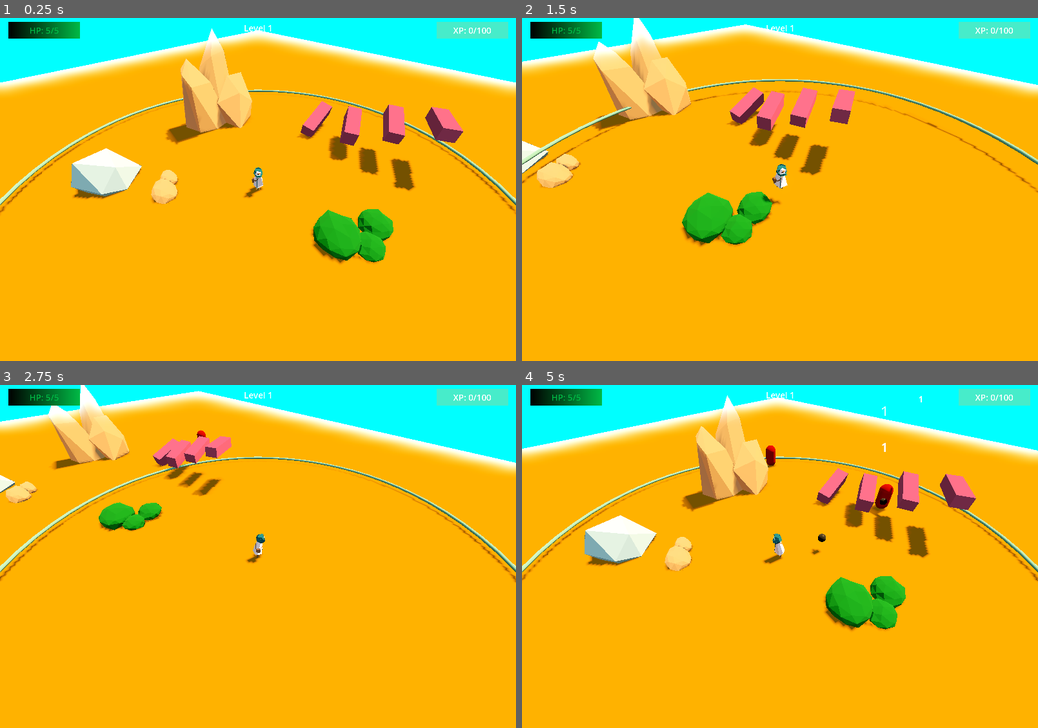
Above: before the commit, frames 1-4 (two rows, left to right).
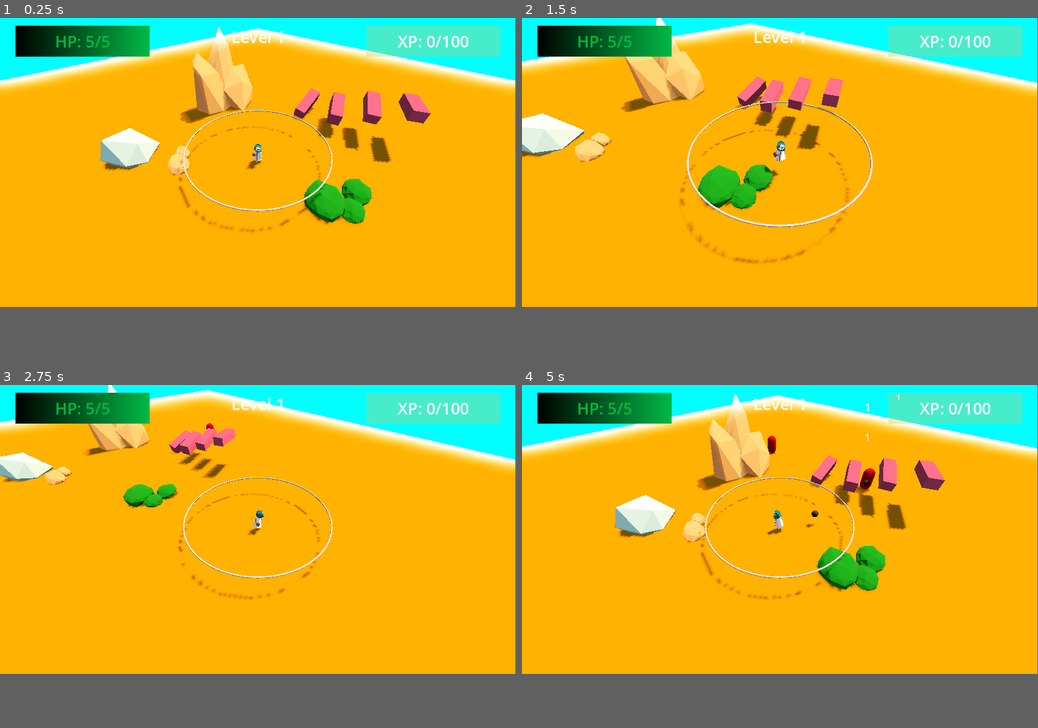
Above: after the commit, the same moments.

Repository: DeepRestGames/EcoDungeon
Game: Godot game, scene res://scenes/PrototypeScene_Weapons_01.tscn
Same seed, same stepped clock (60 frames per second), same inputs: the game is played once before the commit and once after it. A sky picture missing from this copy of the repository is replaced by a grey-blue gradient.
Inputs (mouse positions are in pixels of both pictures, inside the frame that each line leads up to):
- Up to frame 1 (0.25 s): no input
- Up to frame 2 (1.5 s): tap Enter at 0.5 s; move the mouse to (893, 172) at 0.52 s; hold D (move_right) 0.53-1.28 s; tap Space (spacebar) at 0.6 s; move the mouse to (676, 206) at 1.27 s; hold S (move_down) from 1.28 s (still down); tap Mouse wheel up (zoom_in) at 1.35 s
- Up to frame 3 (2.75 s): move the mouse to (309, 481) at 2.02 s; release S (move_down) at 2.03 s; hold D (move_right) from 2.03 s (still down); hold Mouse wheel down (zoom_out) from 2.03 s (still down)
- Up to frame 4 (5 s): move the mouse to (754, 625) at 2.77 s; release D (move_right) at 2.78 s; release Mouse wheel down (zoom_out) at 2.78 s; hold W (move_up) 2.78-3.53 s; tap Space (spacebar) at 2.85 s; move the mouse to (934, 607) at 3.52 s; hold Mouse wheel up (zoom_in) 3.53-4.28 s; hold A (move_left) from 3.53 s (still down); move the mouse to (625, 505) at 4.27 s; tap Mouse wheel down (zoom_out) at 4.35 s
In our replay, the window is 800x533 before the commit and 799x449 after it. These sizes can differ from the game's own. Grey fills any space a smaller window leaves; there, only what the larger window draws over its background counts as a difference.

The runs differ from the first frame. In frame 1, 22% of the frame differs, in the area x 0-100%, y 0-72%; in frame 2, 20%; in frame 3, 15%; in frame 4, 22%.

Commit message:
Area pickup with pull from player

Diff:
--- a/project.godot
+++ b/project.godot
@@ -14,11 +14,6 @@
 run/main_scene="res://scenes/PrototypeScene_Weapons_01.tscn"
 config/features=PackedStringArray("4.2", "Forward Plus")
 config/icon="res://icon.svg"
-
-[display]
-
-window/size/viewport_width=2160
-window/size/viewport_height=1440
 
 [filesystem]
 
@@ -73,6 +68,7 @@
 3d_physics/layer_3="Enemies"
 3d_physics/layer_4="Obstacles"
 3d_physics/layer_5="Projectiles"
+3d_physics/layer_6="ExperienceShards"
 
 [shader_globals]
 
--- a/scenes/PrototypeScene_Weapons_01.tscn
+++ b/scenes/PrototypeScene_Weapons_01.tscn
@@ -161,7 +161,7 @@
 transform = Transform3D(1, 0, 0, 0, 1, 0, 0, 0, 1, 1.20215, 1.5966, 3.931)
 
 [node name="XpPickup3" parent="Xps" instance=ExtResource("8_dgl7l")]
-transform = Transform3D(1, 0, 0, 0, 1, 0, 0, 0, 1, 0, 1.5966, 5.18745)
+transform = Transform3D(1, 0, 0, 0, 1, 0, 0, 0, 1, 0, 1.5966, 4.52971)
 
 [node name="XpPickup4" parent="Xps" instance=ExtResource("8_dgl7l")]
 transform = Transform3D(1, 0, 0, 0, 1, 0, 0, 0, 1, 1.56137, 1.5966, 5.18745)
--- a/scenes/objects/XpPickup.tscn
+++ b/scenes/objects/XpPickup.tscn
@@ -7,7 +7,11 @@
 height = 0.2
 radius = 0.2
 
+[sub_resource type="StandardMaterial3D" id="StandardMaterial3D_3aue2"]
+albedo_color = Color(1, 1, 1, 0.329412)
+
 [sub_resource type="CylinderMesh" id="CylinderMesh_fmdr5"]
+material = SubResource("StandardMaterial3D_3aue2")
 top_radius = 0.2
 bottom_radius = 0.2
 height = 0.2
@@ -24,15 +28,15 @@
 shader_parameter/uv_offset = Vector2(0, 0)
 
 [node name="XpPickup" type="Area3D"]
-collision_layer = 8
+collision_layer = 32
 collision_mask = 2
 script = ExtResource("1_2ajwi")
 
-[node name="CollisionShape3D" type="CollisionShape3D" parent="."]
+[node name="PickupAreaCollider" type="CollisionShape3D" parent="."]
 transform = Transform3D(1, 0, 0, 0, -4.37114e-08, 1, 0, -1, -4.37114e-08, 0, 0, 0)
 shape = SubResource("CylinderShape3D_rh6kl")
 
-[node name="MeshInstance3D" type="MeshInstance3D" parent="."]
+[node name="DebugArea" type="MeshInstance3D" parent="."]
 transform = Transform3D(1, 0, 0, 0, -4.37114e-08, 1, 0, -1, -4.37114e-08, 0, 0, 0)
 mesh = SubResource("CylinderMesh_fmdr5")
 surface_material_override/0 = SubResource("ShaderMaterial_4pkx5")
--- a/scenes/player/Player.tscn
+++ b/scenes/player/Player.tscn
@@ -1,14 +1,23 @@
-[gd_scene load_steps=29 format=3 uid="uid://bebiuwit13drx"]
+[gd_scene load_steps=32 format=3 uid="uid://bebiuwit13drx"]
 
 [ext_resource type="Script" path="res://scripts/Player/Player.gd" id="1_pk6wu"]
 [ext_resource type="PackedScene" uid="uid://bu5laid0g01qp" path="res://scenes/player/UI.tscn" id="2_tip52"]
 [ext_resource type="Material" uid="uid://g5j04dnk5dcg" path="res://assets/3d/zahir/materials/ZahirWhite.tres" id="3_jh4bb"]
 [ext_resource type="Material" uid="uid://wy8gy8k36n5r" path="res://assets/3d/zahir/materials/ZahirBrown.tres" id="3_ugebt"]
+[ext_resource type="Script" path="res://scripts/Player/PickupArea.gd" id="3_vnkie"]
 [ext_resource type="Material" uid="uid://1swa15erc0ug" path="res://assets/3d/zahir/materials/ZahirTeal.tres" id="4_b7ysj"]
 [ext_resource type="Animation" uid="uid://cwul2vdvsod7p" path="res://assets/3d/zahir/animations/idle.res" id="5_68od8"]
 [ext_resource type="Animation" uid="uid://d3i55dprcwkdy" path="res://assets/3d/zahir/animations/walk.res" id="6_87cuf"]
 [ext_resource type="PackedScene" uid="uid://dkgsosm4qwsbf" path="res://scenes/weapons/BaseWeapon.tscn" id="7_ls78v"]
 [ext_resource type="Script" path="res://scripts/Player/PlayerExperience.gd" id="8_3yik5"]
+
+[sub_resource type="CylinderShape3D" id="CylinderShape3D_ccplv"]
+height = 3.0
+radius = 5.0
+
+[sub_resource type="TorusMesh" id="TorusMesh_k731w"]
+inner_radius = 4.9
+outer_radius = 5.0
 
 [sub_resource type="ArrayMesh" id="ArrayMesh_wjtg4"]
 resource_name = "240519_Zahir_04_Cube_005"
@@ -365,8 +374,26 @@
 collision_mask = 13
 script = ExtResource("1_pk6wu")
 
-[node name="PlayerExperience" type="Node" parent="."]
+[node name="PlayerExperience" type="Node3D" parent="."]
 script = ExtResource("8_3yik5")
+
+[node name="PickupArea" type="Area3D" parent="PlayerExperience"]
+disable_mode = 1
+collision_layer = 2
+collision_mask = 32
+gravity_point = true
+gravity_point_center = Vector3(0, 0.5, 0)
+gravity_direction = Vector3(0, 0.5, 0)
+gravity = 200.0
+script = ExtResource("3_vnkie")
+
+[node name="PickupAreaCollider" type="CollisionShape3D" parent="PlayerExperience/PickupArea"]
+transform = Transform3D(1, 0, 0, 0, 1, 0, 0, 0, 1, 0, 1.5, 0)
+shape = SubResource("CylinderShape3D_ccplv")
+
+[node name="MeshInstance3D" type="MeshInstance3D" parent="PlayerExperience/PickupArea"]
+transform = Transform3D(1, 0, 0, 0, 1, 0, 0, 0, 1, 0, 1.5, 0)
+mesh = SubResource("TorusMesh_k731w")
 
 [node name="BulletOrigin" type="Node3D" parent="."]
 transform = Transform3D(0.142025, 0, 0, 0, 0.142025, 0, 0, 0, 0.142025, -0.00188389, 1.02749, 0.409681)
@@ -404,7 +431,7 @@
 bones/3/rest = Transform3D(1, 0, 0, 0, 1, 0, 0, 0, 1, 0, 1.78706, 0)
 bones/3/enabled = true
 bones/3/position = Vector3(0, 1.78706, 0)
-bones/3/rotation = Quaternion(0.0267508, 2.84445e-25, 6.86837e-18, 0.999642)
+bones/3/rotation = Quaternion(-0.0233096, 0.00618563, 0.00935459, 0.999665)
 bones/3/scale = Vector3(1, 1, 1)
 bones/4/name = "upperleg.L"
 bones/4/parent = 0
--- a/scenes/player/UI.tscn
+++ b/scenes/player/UI.tscn
@@ -26,6 +26,28 @@
 
 [sub_resource type="Theme" id="Theme_mh1ex"]
 default_font_size = 36
+
+[sub_resource type="StyleBoxFlat" id="StyleBoxFlat_ekq8l"]
+bg_color = Color(0.415686, 0.0666667, 0.596078, 1)
+border_width_left = 10
+border_width_top = 10
+border_width_right = 10
+border_width_bottom = 10
+border_color = Color(0, 0, 0, 1)
+border_blend = true
+corner_radius_top_left = 10
+corner_radius_top_right = 10
+corner_radius_bottom_right = 10
+corner_radius_bottom_left = 10
+corner_detail = 5
+anti_aliasing_size = 2.0
+
+[sub_resource type="StyleBoxFlat" id="StyleBoxFlat_xivap"]
+bg_color = Color(0.65098, 0.121569, 0.654902, 1)
+corner_radius_top_left = 10
+corner_radius_top_right = 10
+corner_radius_bottom_right = 10
+corner_radius_bottom_left = 10
 
 [node name="UI" type="Control"]
 layout_mode = 3
@@ -114,9 +136,10 @@
 text = "Level 1"
 
 [node name="PowerUpMenu" type="PopupMenu" parent="."]
-title = "Choose your power!"
+mode = 3
+title = "PowerUp"
 initial_position = 1
-size = Vector2i(351, 368)
+size = Vector2i(364, 380)
 visible = true
 always_on_top = true
 theme = SubResource("Theme_mh1ex")
@@ -126,6 +149,8 @@
 theme_override_constants/item_start_padding = 20
 theme_override_constants/item_end_padding = 52
 theme_override_constants/icon_max_width = 32
+theme_override_styles/panel = SubResource("StyleBoxFlat_ekq8l")
+theme_override_styles/hover = SubResource("StyleBoxFlat_xivap")
 item_count = 4
 item_0/text = "Blasting fire"
 item_0/icon = ExtResource("2_4swaq")
--- a/scenes/weapons/BaseWeapon.tscn
+++ b/scenes/weapons/BaseWeapon.tscn
@@ -26,6 +26,7 @@
 base_damage = 3.0
 
 [node name="WeaponRangeArea" type="Area3D" parent="."]
+visible = false
 collision_layer = 0
 collision_mask = 4
 script = ExtResource("2_7qw5b")
@@ -37,6 +38,7 @@
 
 [node name="DEBUG_range" type="MeshInstance3D" parent="WeaponRangeArea"]
 transform = Transform3D(1, 0, 0, 0, 1, 0, 0, 0, 1, 0, 0.368022, 0)
+visible = false
 mesh = SubResource("TorusMesh_ghhmf")
 
 [node name="FireCooldown" type="Timer" parent="."]
--- /dev/null
+++ b/scripts/Player/PickupArea.gd
@@ -0,0 +1,16 @@
+extends Area3D
+
+@onready var pickup_area_collider = $PickupAreaCollider
+@onready var player = $"../.."
+var pull_speed: float = 5.0
+
+func _physics_process(delta):
+	# Check for enemies
+	var xp_in_range: Array = get_overlapping_areas()
+	# If there are
+	if xp_in_range.size() > 0:
+		for shard in xp_in_range:
+			# TODO: I'm sure there's a fancier/better way to do this
+			shard.look_at(player.bullet_origin.global_position, Vector3.UP)
+			shard.translate(-delta * pull_speed * transform.basis.z)
+			#shard.global_position = shard.global_position - ((shard.global_position - player.global_position) * delta)
--- a/scripts/Player/PlayerExperience.gd
+++ b/scripts/Player/PlayerExperience.gd
@@ -1,5 +1,5 @@
 class_name PlayerExperience
-extends Node
+extends Node3D
 
 # Note: To balance
 const base_value: float = 100.0
--- a/scripts/weapons/WeaponRangeArea.gd
+++ b/scripts/weapons/WeaponRangeArea.gd
@@ -19,8 +19,5 @@
 	var enemies_in_range: Array[Node3D] = get_overlapping_bodies()
 	# If there are
 	if enemies_in_range.size() > 0:
-		# TODO: specify which one; closest?
 		var target_enemy = closest_enemy(enemies_in_range)
-		#var closest_enemy =
-		#look_at(target_enemy.global_position)
 		found_enemies.emit(target_enemy)
Not shown: 1 places in scenes/objects/XpPickup.tscn that only renumber resources
Not shown: 1 places in scenes/player/UI.tscn that only renumber resources
